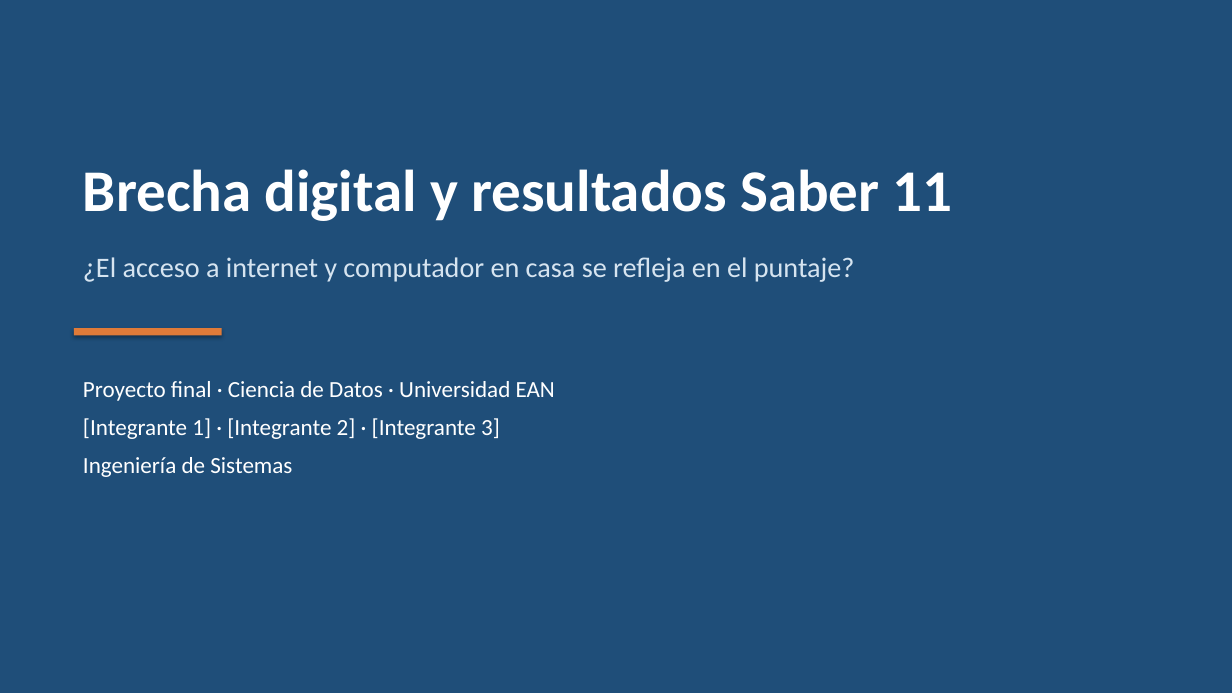
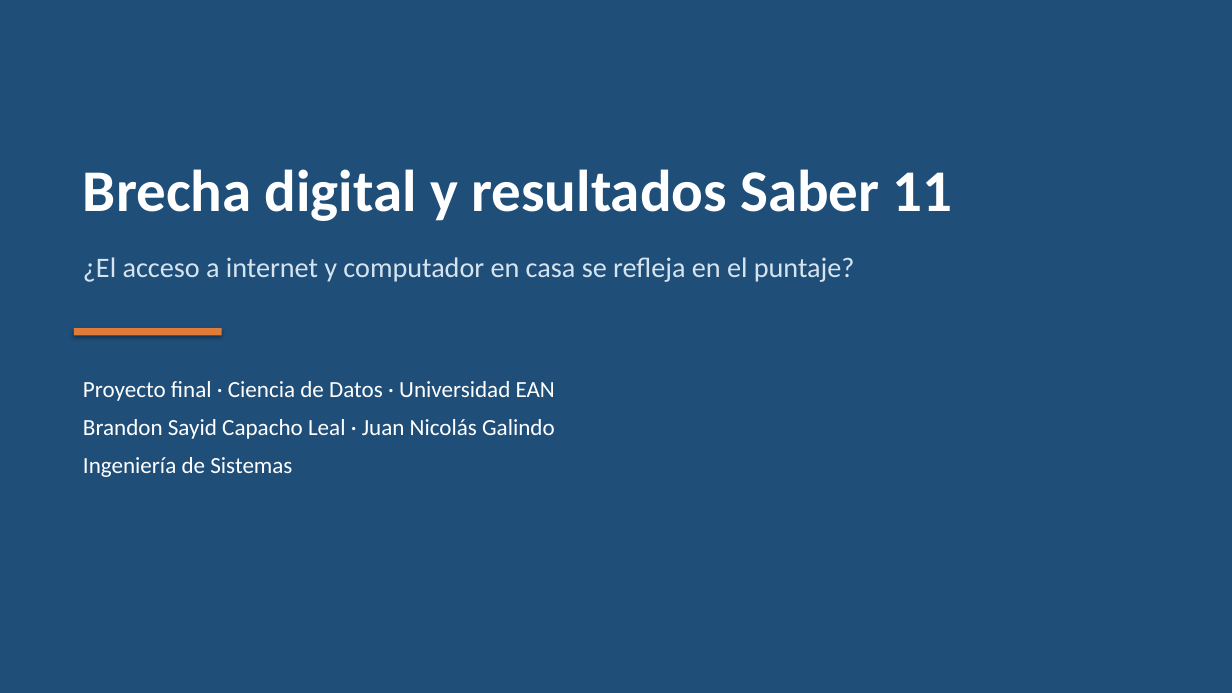
Before and after one commit to BrandonCapacho/brecha-digital-saber-11, a slide deck: slide 1 of presentacion/presentacion_brecha_digital_saber11.pptx. Drawn at 1232x693 pixels with LibreOffice and Linux fonts; fonts in the diff are those of the drawing. Boxes give left, top, right and bottom in pixels: in the first picture for what was removed or moved away, otherwise in the second. Text is boxed around its words. In the diff, an @@ line names an element or a change of style, - is before the commit and + after.

```diff
--- a/presentacion/presentacion_brecha_digital_saber11.pptx
+++ b/presentacion/presentacion_brecha_digital_saber11.pptx
@@ text at box(83, 419, 555, 439): text changed @@
-[Integrante 1] · [Integrante 2] · [Integrante 3]
+Brandon Sayid Capacho Leal · Juan Nicolás Galindo
```
Also in this commit, not shown: 2 other files.
